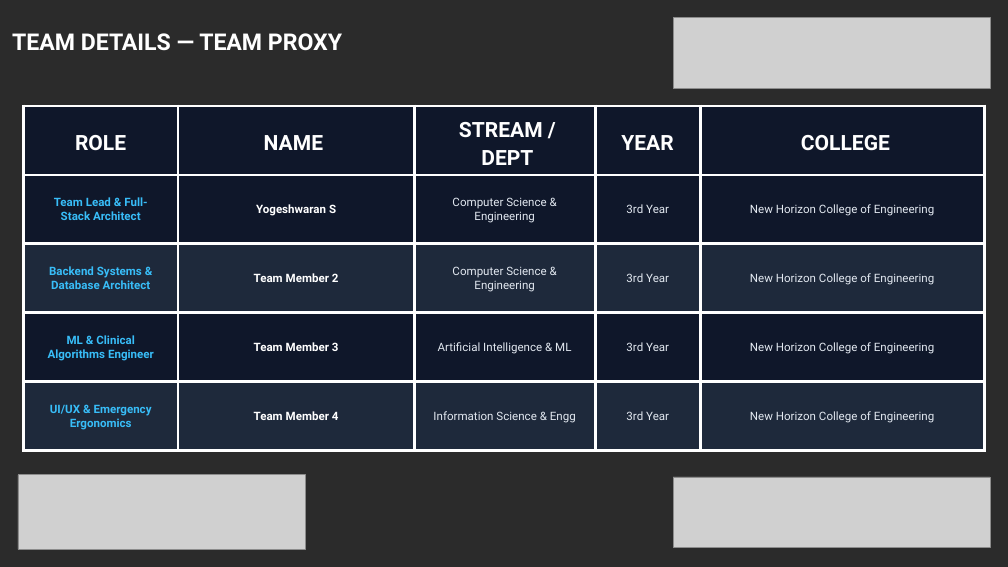
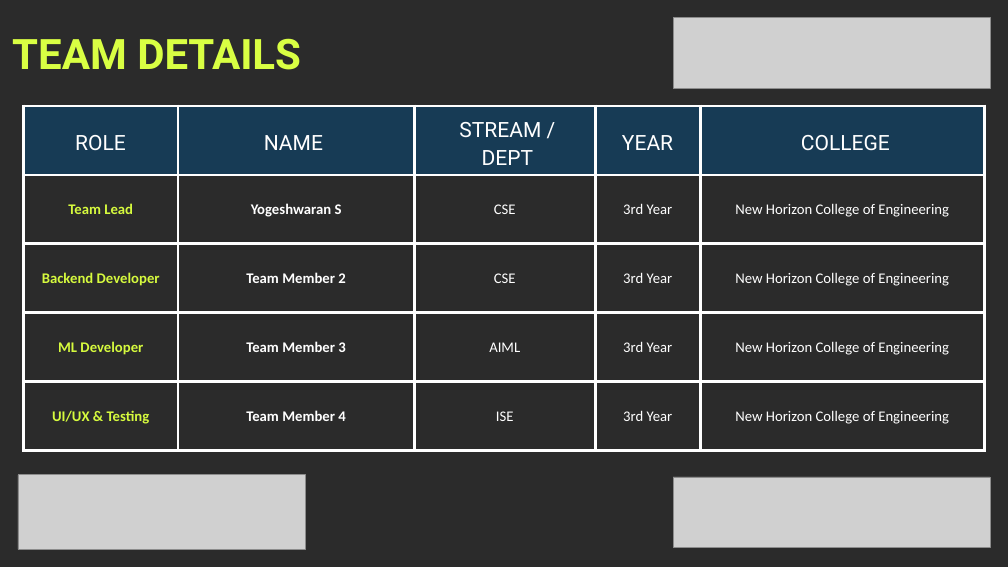
Before and after one commit to yogeshwaran2344/e-healthcare, a slide deck: slide 8 of Khacks_4.0_Proxy_Submission.pptx. Drawn at 1008x567 pixels with LibreOffice and Linux fonts; fonts in the diff are those of the drawing; grey boxes stand for pictures; background and template pictures are left out; a plain dark background stands for a picture behind light text. Boxes give left, top, right and bottom in pixels: in the first picture for what was removed or moved away, otherwise in the second. Text is boxed around its words. In the diff, an @@ line names an element or a change of style, - is before the commit and + after.

```diff
--- a/Khacks_4.0_Proxy_Submission.pptx
+++ b/Khacks_4.0_Proxy_Submission.pptx
@@ text at (12, 38, 301, 70): text changed; size 22 to 40 pt; text colour #FFFFFF to #D9FF43 @@
-TEAM DETAILS — TEAM PROXY
+TEAM DETAILS
@@ table at (23, 106, 985, 451) @@
-row 2, column 1: Team Lead & Full-Stack Architect
+row 2, column 1: Team Lead
-row 2, column 3: Computer Science & Engineering
+row 2, column 3: CSE
-row 3, column 1: Backend Systems & Database Architect
+row 3, column 1: Backend Developer
-row 3, column 3: Computer Science & Engineering
+row 3, column 3: CSE
-row 4, column 1: ML & Clinical Algorithms Engineer
+row 4, column 1: ML Developer
-row 4, column 3: Artificial Intelligence & ML
+row 4, column 3: AIML
-row 5, column 1: UI/UX & Emergency Ergonomics
+row 5, column 1: UI/UX & Testing
-row 5, column 3: Information Science & Engg
+row 5, column 3: ISE
@@ fill #0F172A to #173B55 in row 1 @@
@@ fill #0F172A to none in 10 cells @@
@@ fill #1E293B to none in 10 cells @@
@@ size 11 to 14 pt, font Roboto to Calibri in "Yogeshwaran S", "3rd Year", "New Horizon College of Engineering", "Team Member 2" and 8 more places @@
@@ text colour #E2E8F0 to #FFFFFF in "3rd Year", "New Horizon College of Engineering", "3rd Year", "New Horizon College of Engineering" and 4 more places @@
@@ bold off in 5 elements at (75, 135, 126, 150), (264, 135, 323, 150), (459, 122, 541, 165), (622, 135, 673, 150), (801, 135, 890, 151) @@
```
Also in this commit, not shown: 6 other slides changed, 1 slide added, 1 slide removed, 1 other file.
